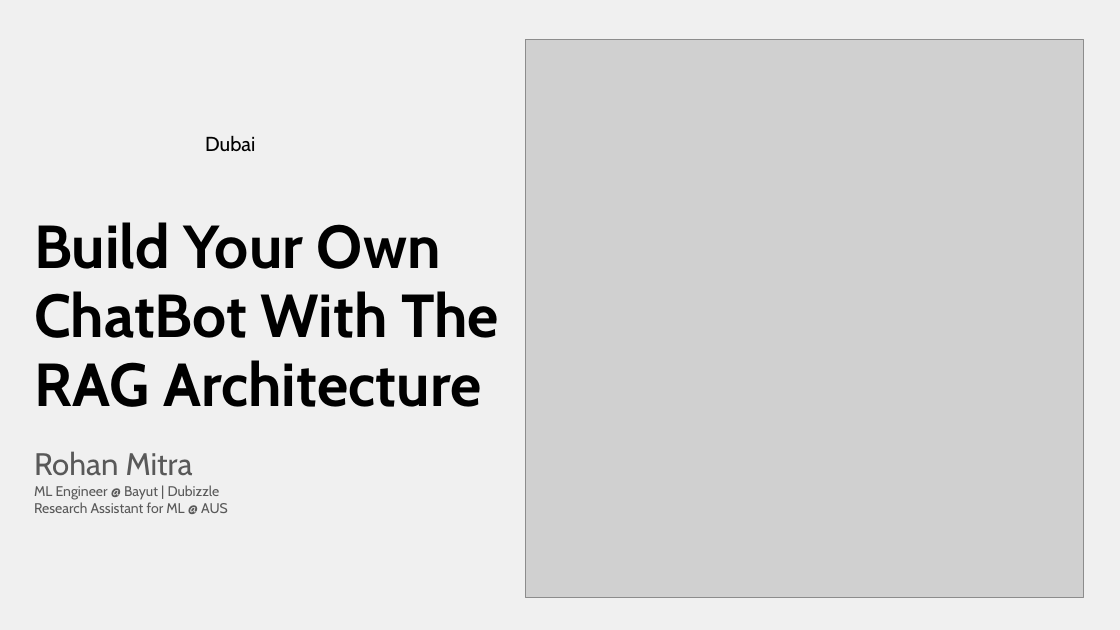
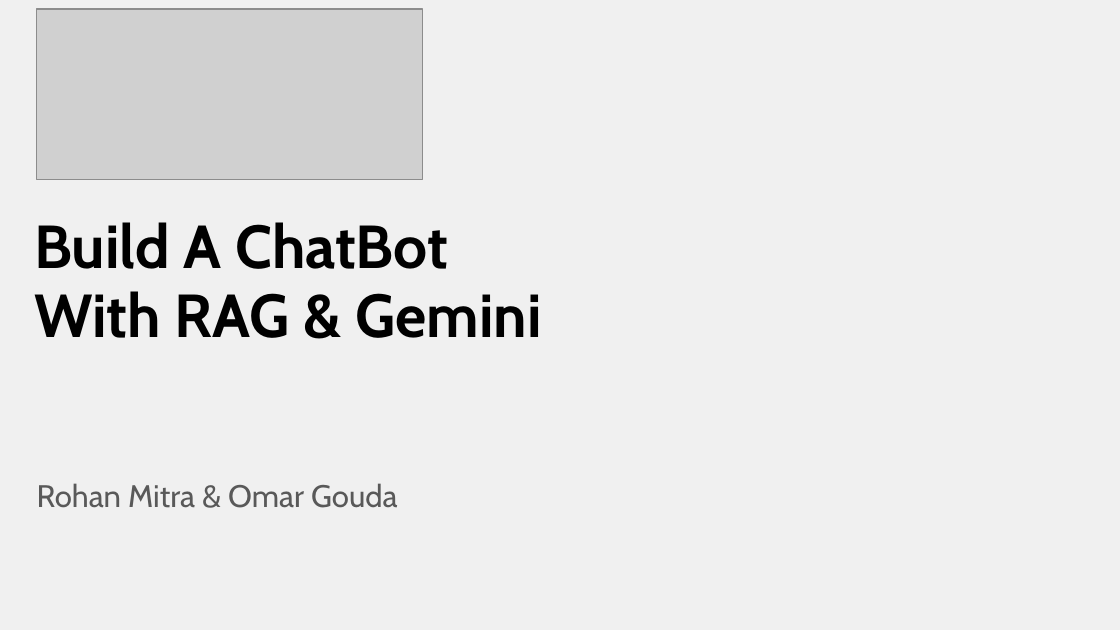
Before and after one commit to ro1406/rag-with-gemini, a slide deck: slide 1 of Intro To RAG.pptx. Drawn at 1120x630 pixels with LibreOffice and Linux fonts; fonts in the diff are those of the drawing; grey boxes stand for pictures; background and template pictures are left out. Boxes give left, top, right and bottom in pixels: in the first picture for what was removed or moved away, otherwise in the second. Text is boxed around its words. In the diff, an @@ line names an element or a change of style, - is before the commit and + after.

```diff
--- a/Intro To RAG.pptx
+++ b/Intro To RAG.pptx
@@ picture added at <box>37,9,423,179</box> @@
@@ picture removed at <box>525,39,1083,597</box> @@
@@ text removed at <box>205,135,255,151</box> @@
-Dubai
@@ title at <box>34,222,542,338</box>: text changed @@
-Build Your Own ChatBot With The RAG Architecture
+Build A ChatBot With RAG & Gemini
@@ text at <box>37,483,397,508</box>: text changed; size 9 to 20 pt @@
-Rohan Mitra
-ML Engineer @ Bayut | Dubizzle
-Research Assistant for ML @ AUS
+Rohan Mitra & Omar Gouda
```
Also in this commit, not shown: 11 other slides changed, 2 slides added, 2 slides removed.
